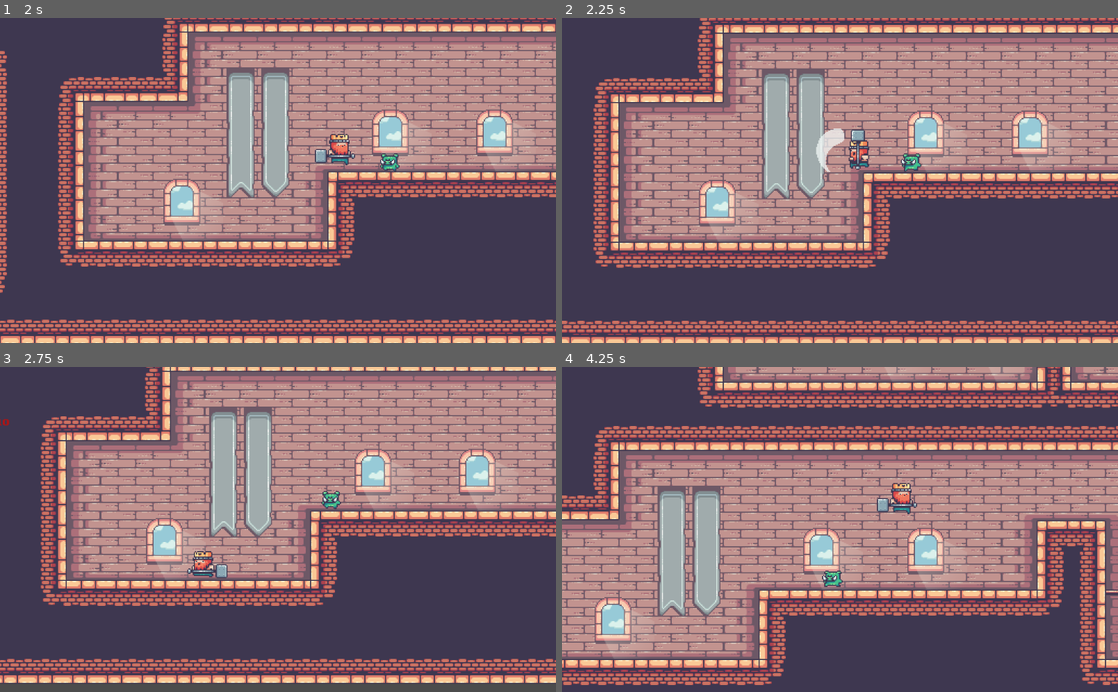
Above: before the commit, frames 1-4 (two rows, left to right).
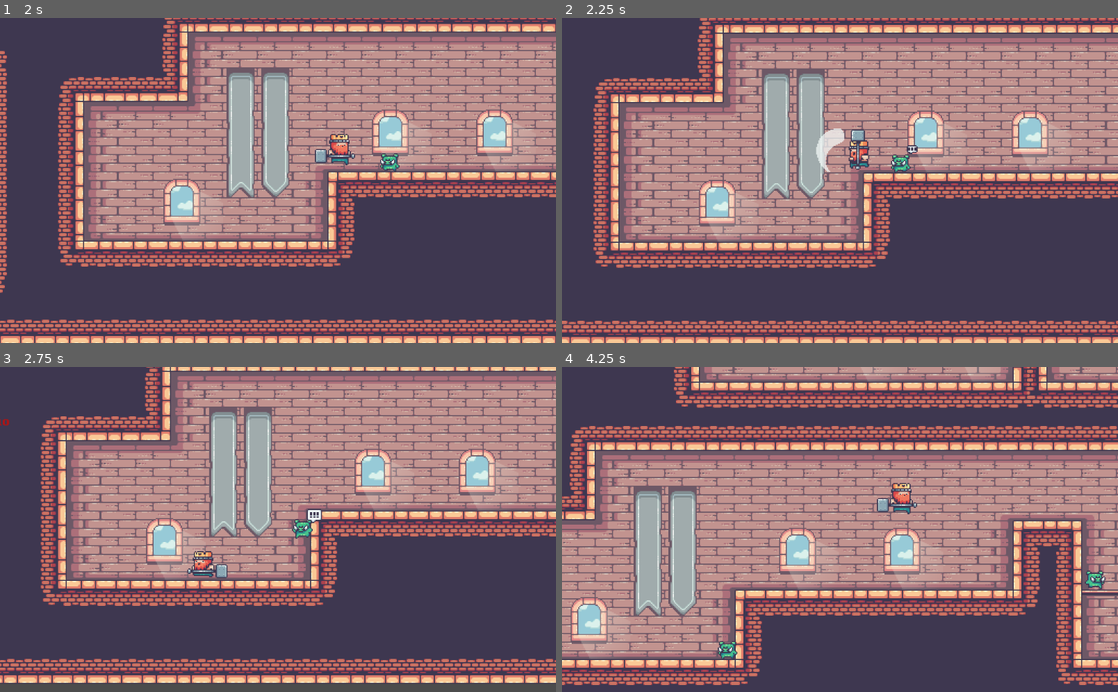
Above: after the commit, the same moments.

Repository: willyjinx96/Juego_281
Game: Godot game, scene res://Pruebas/Main_level.tscn
Two runs of this game, one before a commit and one after it. Both use one fixed random seed, a clock stepped at 60 frames per second and the inputs below. The project has no main scene, so this scene is started directly.
Inputs:
- Up to frame 1 (2 s): tap Enter at 0.5 s; hold C 0.53-1.28 s; hold Right (ui_right) from 0.53 s (still down); tap Up (ui_up) at 0.77, 1.52 s; tap X at 1.35 s
- Up to frame 2 (2.25 s): release Right (ui_right) at 2.03 s; hold Left (ui_left) from 2.03 s (still down); hold C from 2.03 s (still down)
- Up to frame 3 (2.75 s): keep holding Left (ui_left); keep holding C
- Up to frame 4 (4.25 s): release Left (ui_left) at 2.78 s; release C at 2.78 s; hold Right (ui_right) from 2.78 s (still down); tap X at 2.85 s; tap Up (ui_up) at 3.02, 3.77 s; hold C from 3.53 s (still down)

Frame 1 is identical in both runs. In frame 2, 0.3% of the frame differs, in the area x 59-65%, y 39-48%; in frame 3, 0.4%; in frame 4, 36%, in the area x 0-100%, y 0-98%.

Commit message:
ahora los cerditos persiguen al jugador

Diff:
--- a/Enemigos/cerdo/CerdoEnemigo.gd
+++ b/Enemigos/cerdo/CerdoEnemigo.gd
@@ -8,10 +8,12 @@
 var saveMoveX
 var estaAtacando=false
 var nombreJugador="Rey_p1"
+var direccionJugador=Vector2(0,0)
 
 export var vida=3
-
-enum {CAMINAR,ATACAR,PARADO,CAIDA,DANIO,MUERTE}
+export var distanciaVision=100
+
+enum {CAMINAR,ATACAR,PARADO,CAIDA,DANIO,MUERTE,CORRER}
 var estado
 var estadoAux
 var animacion_Actual
@@ -24,6 +26,7 @@
 	match estado:
 		PARADO:
 			nueva_animacion="parado"
+			velocidad_movimiento=50
 			guardarMovimientoEnX()
 		CAMINAR:
 			nueva_animacion="caminar"
@@ -40,6 +43,10 @@
 		MUERTE:
 			nueva_animacion="muerte"
 			moverX=Vector2(0,0)
+		CORRER:
+			nueva_animacion="correr"
+			guardarMovimientoEnX()
+			velocidad_movimiento=100
 
 
 func guardarMovimientoEnX():
@@ -69,28 +76,51 @@
 	var posicion=Vector2()
 	posicion+=Vector2(0,1)
 	posicion.y=posicion.y*gravedad
+
+	var vect=get_node("../Rey_p1").global_position
+	var estadoEspacial=get_world_2d().direct_space_state
+	var posicion2=global_position
+	var resultadoRayo=estadoEspacial.intersect_ray(posicion2,vect,[self])
+
+	var dirX=vect.x-posicion2.x
+	var dirY=posicion2.y-vect.y
+	var distancia=sqrt(pow(dirX,2)+pow(dirY,2))#distancia entre el esta escena y el jugador
+	var objeto=resultadoRayo.get("collider")#el objeto que choca primero
+	var sentido=dirX/abs(dirX)#en que direccion esta el jugador
 	#--------------------------------------------
 	#----------procesos cambiantes---------------
 
 	var deteccionFrente=$detectarFrente.get_collider()
 	var deteccionPiso=$detectarFrente/detectarPiso.get_collider()
 	var esEnPiso=is_on_floor()
+
+
 	#print(abs(get_node("../Rey_p1").position-global_position))
 
 	if deteccionFrente!=null and esEnPiso and estado!=DANIO:
 		var nombreObjetoFrente=deteccionFrente.get("name")
+		var vaAtacar=nombreObjetoFrente==nombreJugador and estado!=ATACAR and animacion_Actual!="atacar" and !estaAtacando and vida>0
+
 		if nombreObjetoFrente=="castillo" and estado!=DANIO:
 			cambiarDireccionMovimiento()
-		elif nombreObjetoFrente==nombreJugador and estado!=ATACAR and animacion_Actual!="atacar" and !estaAtacando and vida>0:
+		elif vaAtacar:
 			cambiarTransicion_a(ATACAR)
 			estaAtacando=true
 			$caminar.stop()
 			$duracionParado.stop()
+
+
 	elif deteccionPiso==null and esEnPiso:
 		cambiarDireccionMovimiento()
 	elif !esEnPiso and moverX!=saveMoveX and estado!=DANIO:
 		cambiarTransicion_a(CAIDA)
-
+	elif esEnPiso and deteccionPiso!=null and estado==CAIDA:
+
+		moverX=direccionJugador
+		cambiarTransicion_a(PARADO)
+
+	if distancia<=distanciaVision and objeto!=null and (estado==PARADO or estado==CAMINAR or estado==CORRER):
+		launchRay(distancia,objeto,sentido)
 
 	if estado==ATACAR:
 		golpeandoJugador()
@@ -139,13 +169,28 @@
 		$hitbox.position.x=-9
 
 
-func launchRay(var vect):
-	var estadoEspacial=get_world_2d().direct_space_state
-
-	var resultadoRayo=estadoEspacial.intersect_ray(global_position,vect,[self])
-
+
+func launchRay(var distancia, var objeto,var sentido):
+	direccionJugador=Vector2(sentido,0)
+
+
+	if objeto.name==nombreJugador and distancia<distanciaVision:
+		cambiarTransicion_a(CORRER)
+		velocidad_movimiento=100
+		moverX=direccionJugador
+		ajustarFrente()
+		$AnimatedSprite2.show()
+		$AnimatedSprite2.play("sorprendido")
+	elif velocidad_movimiento>=100:
+		cambiarTransicion_a(PARADO)
+		$duracionParado.start(rand_range(3,5))
+		ajustarFrente()
 	#if str(resultadoRayo)
 
+
+
+func perseguirJugador(var distancia):
+	cambiarTransicion_a(CORRER)
 
 
 func _on_caminar_timeout():
@@ -207,3 +252,10 @@
 		MUERTE:
 			$pighurt.stop()
 			queue_free()
+
+
+
+
+
+func _on_AnimatedSprite2_animation_finished():
+	$AnimatedSprite2.hide()
--- a/Enemigos/cerdo/CerdoEnemigo.tscn
+++ b/Enemigos/cerdo/CerdoEnemigo.tscn
@@ -8,6 +8,7 @@
 [ext_resource path="res://Assets/Sprites/03-Pig/Hit (34x28).png" type="Texture" id=6]
 [ext_resource path="res://Assets/Sounds/Pig/zpighurt2.ogg" type="AudioStream" id=7]
 [ext_resource path="res://Assets/Sprites/16-Puff/Puff.png" type="Texture" id=8]
+[ext_resource path="res://Assets/Sprites/13-Dialogue Boxes/!!! In (24x8).png" type="Texture" id=9]
 
 [sub_resource type="AtlasTexture" id=1]
 atlas = ExtResource( 4 )
@@ -34,153 +35,202 @@
 region = Rect2( 170, 0, 34, 28 )
 
 [sub_resource type="AtlasTexture" id=7]
-atlas = ExtResource( 1 )
-region = Rect2( 0, 0, 34, 28 )
+atlas = ExtResource( 8 )
+region = Rect2( 0, 0, 32, 32 )
 
 [sub_resource type="AtlasTexture" id=8]
-atlas = ExtResource( 1 )
-region = Rect2( 34, 0, 34, 28 )
+atlas = ExtResource( 8 )
+region = Rect2( 32, 0, 32, 32 )
 
 [sub_resource type="AtlasTexture" id=9]
-atlas = ExtResource( 1 )
-region = Rect2( 68, 0, 34, 28 )
+atlas = ExtResource( 8 )
+region = Rect2( 64, 0, 32, 32 )
 
 [sub_resource type="AtlasTexture" id=10]
-atlas = ExtResource( 1 )
-region = Rect2( 102, 0, 34, 28 )
+atlas = ExtResource( 8 )
+region = Rect2( 96, 0, 32, 32 )
 
 [sub_resource type="AtlasTexture" id=11]
-atlas = ExtResource( 1 )
-region = Rect2( 136, 0, 34, 28 )
+atlas = ExtResource( 8 )
+region = Rect2( 128, 0, 32, 32 )
 
 [sub_resource type="AtlasTexture" id=12]
-atlas = ExtResource( 1 )
-region = Rect2( 170, 0, 34, 28 )
+atlas = ExtResource( 8 )
+region = Rect2( 160, 0, 32, 32 )
 
 [sub_resource type="AtlasTexture" id=13]
-atlas = ExtResource( 1 )
-region = Rect2( 204, 0, 34, 28 )
+atlas = ExtResource( 8 )
+region = Rect2( 192, 0, 32, 32 )
 
 [sub_resource type="AtlasTexture" id=14]
-atlas = ExtResource( 1 )
-region = Rect2( 238, 0, 34, 28 )
+atlas = ExtResource( 8 )
+region = Rect2( 224, 0, 32, 32 )
 
 [sub_resource type="AtlasTexture" id=15]
-atlas = ExtResource( 1 )
-region = Rect2( 272, 0, 34, 28 )
+atlas = ExtResource( 8 )
+region = Rect2( 256, 0, 32, 32 )
 
 [sub_resource type="AtlasTexture" id=16]
-atlas = ExtResource( 1 )
-region = Rect2( 306, 0, 34, 28 )
+atlas = ExtResource( 5 )
+region = Rect2( 0, 0, 34, 28 )
 
 [sub_resource type="AtlasTexture" id=17]
-atlas = ExtResource( 1 )
-region = Rect2( 340, 0, 34, 28 )
+atlas = ExtResource( 6 )
+region = Rect2( 0, 0, 34, 28 )
 
 [sub_resource type="AtlasTexture" id=18]
 atlas = ExtResource( 6 )
-region = Rect2( 0, 0, 34, 28 )
+region = Rect2( 34, 0, 34, 28 )
 
 [sub_resource type="AtlasTexture" id=19]
-atlas = ExtResource( 6 )
-region = Rect2( 34, 0, 34, 28 )
+atlas = ExtResource( 1 )
+region = Rect2( 0, 0, 34, 28 )
 
 [sub_resource type="AtlasTexture" id=20]
-atlas = ExtResource( 8 )
-region = Rect2( 0, 0, 32, 32 )
+atlas = ExtResource( 1 )
+region = Rect2( 34, 0, 34, 28 )
 
 [sub_resource type="AtlasTexture" id=21]
-atlas = ExtResource( 8 )
-region = Rect2( 32, 0, 32, 32 )
+atlas = ExtResource( 1 )
+region = Rect2( 68, 0, 34, 28 )
 
 [sub_resource type="AtlasTexture" id=22]
-atlas = ExtResource( 8 )
-region = Rect2( 64, 0, 32, 32 )
+atlas = ExtResource( 1 )
+region = Rect2( 102, 0, 34, 28 )
 
 [sub_resource type="AtlasTexture" id=23]
-atlas = ExtResource( 8 )
-region = Rect2( 96, 0, 32, 32 )
+atlas = ExtResource( 1 )
+region = Rect2( 136, 0, 34, 28 )
 
 [sub_resource type="AtlasTexture" id=24]
-atlas = ExtResource( 8 )
-region = Rect2( 128, 0, 32, 32 )
+atlas = ExtResource( 1 )
+region = Rect2( 170, 0, 34, 28 )
 
 [sub_resource type="AtlasTexture" id=25]
-atlas = ExtResource( 8 )
-region = Rect2( 160, 0, 32, 32 )
+atlas = ExtResource( 1 )
+region = Rect2( 204, 0, 34, 28 )
 
 [sub_resource type="AtlasTexture" id=26]
-atlas = ExtResource( 8 )
-region = Rect2( 192, 0, 32, 32 )
+atlas = ExtResource( 1 )
+region = Rect2( 238, 0, 34, 28 )
 
 [sub_resource type="AtlasTexture" id=27]
-atlas = ExtResource( 8 )
-region = Rect2( 224, 0, 32, 32 )
+atlas = ExtResource( 1 )
+region = Rect2( 272, 0, 34, 28 )
 
 [sub_resource type="AtlasTexture" id=28]
-atlas = ExtResource( 8 )
-region = Rect2( 256, 0, 32, 32 )
+atlas = ExtResource( 1 )
+region = Rect2( 306, 0, 34, 28 )
 
 [sub_resource type="AtlasTexture" id=29]
-atlas = ExtResource( 5 )
-region = Rect2( 0, 0, 34, 28 )
+atlas = ExtResource( 1 )
+region = Rect2( 340, 0, 34, 28 )
 
 [sub_resource type="AtlasTexture" id=30]
-atlas = ExtResource( 2 )
+atlas = ExtResource( 4 )
 region = Rect2( 0, 0, 34, 28 )
 
 [sub_resource type="AtlasTexture" id=31]
-atlas = ExtResource( 2 )
+atlas = ExtResource( 4 )
 region = Rect2( 34, 0, 34, 28 )
 
 [sub_resource type="AtlasTexture" id=32]
-atlas = ExtResource( 2 )
+atlas = ExtResource( 4 )
 region = Rect2( 68, 0, 34, 28 )
 
 [sub_resource type="AtlasTexture" id=33]
-atlas = ExtResource( 2 )
-region = Rect2( 102, 0, 34, 28 )
-
-[sub_resource type="SpriteFrames" id=34]
+atlas = ExtResource( 4 )
+region = Rect2( 102, 0, 34, 28 )
+
+[sub_resource type="AtlasTexture" id=34]
+atlas = ExtResource( 4 )
+region = Rect2( 136, 0, 34, 28 )
+
+[sub_resource type="AtlasTexture" id=35]
+atlas = ExtResource( 4 )
+region = Rect2( 170, 0, 34, 28 )
+
+[sub_resource type="AtlasTexture" id=36]
+atlas = ExtResource( 2 )
+region = Rect2( 0, 0, 34, 28 )
+
+[sub_resource type="AtlasTexture" id=37]
+atlas = ExtResource( 2 )
+region = Rect2( 34, 0, 34, 28 )
+
+[sub_resource type="AtlasTexture" id=38]
+atlas = ExtResource( 2 )
+region = Rect2( 68, 0, 34, 28 )
+
+[sub_resource type="AtlasTexture" id=39]
+atlas = ExtResource( 2 )
+region = Rect2( 102, 0, 34, 28 )
+
+[sub_resource type="SpriteFrames" id=40]
 animations = [ {
 "frames": [ SubResource( 1 ), SubResource( 2 ), SubResource( 3 ), SubResource( 4 ), SubResource( 5 ), SubResource( 6 ) ],
 "loop": true,
 "name": "caminar",
 "speed": 6.0
 }, {
-"frames": [ SubResource( 7 ), SubResource( 8 ), SubResource( 9 ), SubResource( 10 ), SubResource( 11 ), SubResource( 12 ), SubResource( 13 ), SubResource( 14 ), SubResource( 15 ), SubResource( 16 ), SubResource( 17 ) ],
-"loop": true,
-"name": "parado",
+"frames": [ SubResource( 7 ), SubResource( 8 ), SubResource( 9 ), SubResource( 10 ), SubResource( 11 ), SubResource( 12 ), SubResource( 13 ), SubResource( 14 ), SubResource( 15 ) ],
+"loop": true,
+"name": "muerte",
 "speed": 10.0
 }, {
-"frames": [ SubResource( 18 ), SubResource( 19 ), SubResource( 18 ), SubResource( 19 ) ],
+"frames": [ SubResource( 16 ) ],
+"loop": true,
+"name": "caida",
+"speed": 5.0
+}, {
+"frames": [ SubResource( 17 ), SubResource( 18 ), SubResource( 17 ), SubResource( 18 ) ],
 "loop": false,
 "name": "danio",
 "speed": 8.0
 }, {
-"frames": [ SubResource( 20 ), SubResource( 21 ), SubResource( 22 ), SubResource( 23 ), SubResource( 24 ), SubResource( 25 ), SubResource( 26 ), SubResource( 27 ), SubResource( 28 ) ],
-"loop": true,
-"name": "muerte",
+"frames": [ SubResource( 19 ), SubResource( 20 ), SubResource( 21 ), SubResource( 22 ), SubResource( 23 ), SubResource( 24 ), SubResource( 25 ), SubResource( 26 ), SubResource( 27 ), SubResource( 28 ), SubResource( 29 ) ],
+"loop": true,
+"name": "parado",
 "speed": 10.0
 }, {
-"frames": [ SubResource( 29 ) ],
-"loop": true,
-"name": "caida",
-"speed": 5.0
-}, {
-"frames": [ SubResource( 17 ), SubResource( 30 ), SubResource( 31 ), SubResource( 32 ), SubResource( 33 ) ],
+"frames": [ SubResource( 30 ), SubResource( 31 ), SubResource( 32 ), SubResource( 33 ), SubResource( 34 ), SubResource( 35 ) ],
+"loop": true,
+"name": "correr",
+"speed": 11.0
+}, {
+"frames": [ SubResource( 29 ), SubResource( 36 ), SubResource( 37 ), SubResource( 38 ), SubResource( 39 ) ],
 "loop": false,
 "name": "atacar",
 "speed": 8.0
 } ]
 
-[sub_resource type="CapsuleShape2D" id=35]
+[sub_resource type="CapsuleShape2D" id=41]
 radius = 5.41147
 height = 5.42278
 
-[sub_resource type="CapsuleShape2D" id=36]
+[sub_resource type="CapsuleShape2D" id=42]
 radius = 4.82465
 height = 8.46458
+
+[sub_resource type="AtlasTexture" id=43]
+atlas = ExtResource( 9 )
+region = Rect2( 0, 0, 34, 16 )
+
+[sub_resource type="AtlasTexture" id=44]
+atlas = ExtResource( 9 )
+region = Rect2( 34, 0, 34, 16 )
+
+[sub_resource type="AtlasTexture" id=45]
+atlas = ExtResource( 9 )
+region = Rect2( 68, 0, 34, 16 )
+
+[sub_resource type="SpriteFrames" id=46]
+animations = [ {
+"frames": [ SubResource( 43 ), SubResource( 44 ), SubResource( 45 ) ],
+"loop": true,
+"name": "sorprendido",
+"speed": 3.0
+} ]
 
 [node name="CerdoEnemigo" type="KinematicBody2D"]
 collision_layer = 2
@@ -188,14 +238,14 @@
 script = ExtResource( 3 )
 
 [node name="AnimatedSprite" type="AnimatedSprite" parent="."]
-frames = SubResource( 34 )
-animation = "muerte"
-frame = 8
+frames = SubResource( 40 )
+animation = "correr"
+frame = 4
 playing = true
 
 [node name="CollisionShape2D" type="CollisionShape2D" parent="."]
 position = Vector2( 2.63636, 5.54124 )
-shape = SubResource( 35 )
+shape = SubResource( 41 )
 
 [node name="detectarFrente" type="RayCast2D" parent="."]
 position = Vector2( 2.66585, 5.19139 )
@@ -223,13 +273,21 @@
 collision_layer = 2
 
 [node name="CollisionShape2D" type="CollisionShape2D" parent="hitbox"]
-shape = SubResource( 36 )
+shape = SubResource( 42 )
 disabled = true
 
 [node name="pighurt" type="AudioStreamPlayer" parent="."]
 stream = ExtResource( 7 )
+volume_db = -18.227
+
+[node name="AnimatedSprite2" type="AnimatedSprite" parent="."]
+position = Vector2( 13.4543, -7.14762 )
+frames = SubResource( 46 )
+animation = "sorprendido"
+playing = true
 [connection signal="animation_finished" from="AnimatedSprite" to="." method="_on_AnimatedSprite_animation_finished"]
 [connection signal="timeout" from="caminar" to="." method="_on_caminar_timeout"]
 [connection signal="timeout" from="duracionParado" to="." method="_on_duracionParado_timeout"]
 [connection signal="body_entered" from="hitbox" to="." method="_on_hitbox_body_entered"]
 [connection signal="body_exited" from="hitbox" to="." method="_on_hitbox_body_exited"]
+[connection signal="animation_finished" from="AnimatedSprite2" to="." method="_on_AnimatedSprite2_animation_finished"]
--- a/Pruebas/Main_level.tscn
+++ b/Pruebas/Main_level.tscn
@@ -66,7 +66,7 @@
 [node name="queen" type="AnimatedSprite" parent="."]
 position = Vector2( 929.453, 79.2353 )
 frames = SubResource( 7 )
-frame = 4
+frame = 1
 playing = true
 
 [node name="Rey_p1" parent="." instance=ExtResource( 3 )]
@@ -77,4 +77,4 @@
 position = Vector2( 410.267, 491.857 )
 
 [node name="CerdoEnemigo" parent="." instance=ExtResource( 6 )]
-position = Vector2( 607.032, 460.338 )
+position = Vector2( 632.989, 466.415 )
Not shown: 1 places in Enemigos/cerdo/CerdoEnemigo.tscn that only renumber resources
